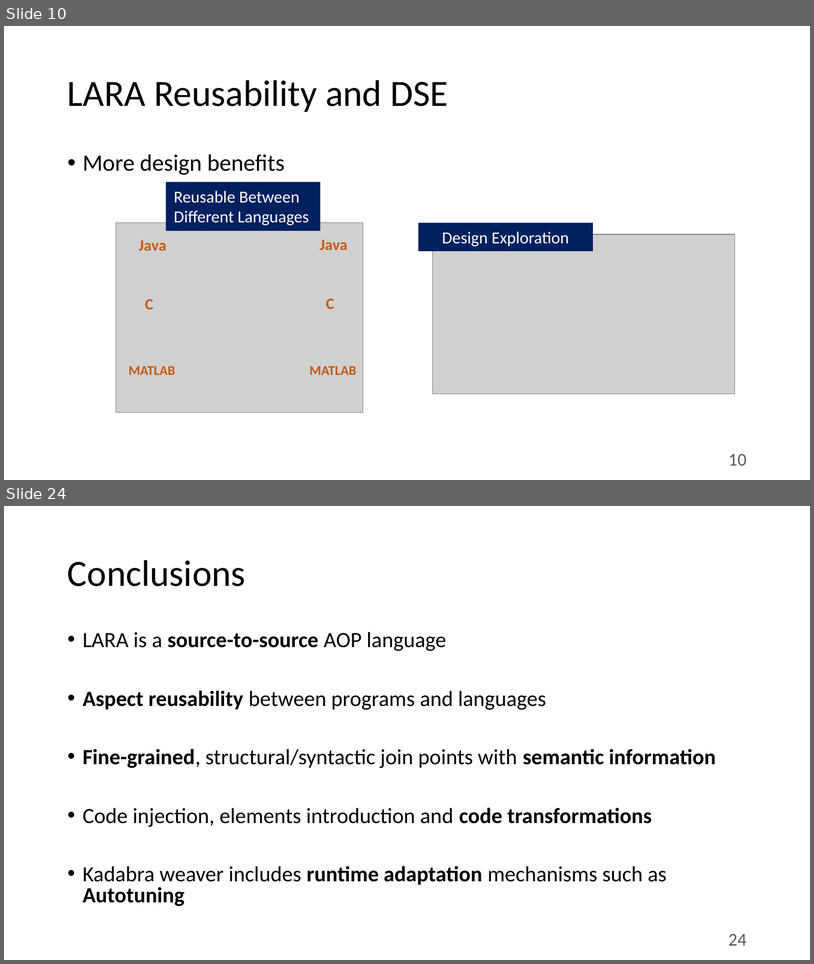
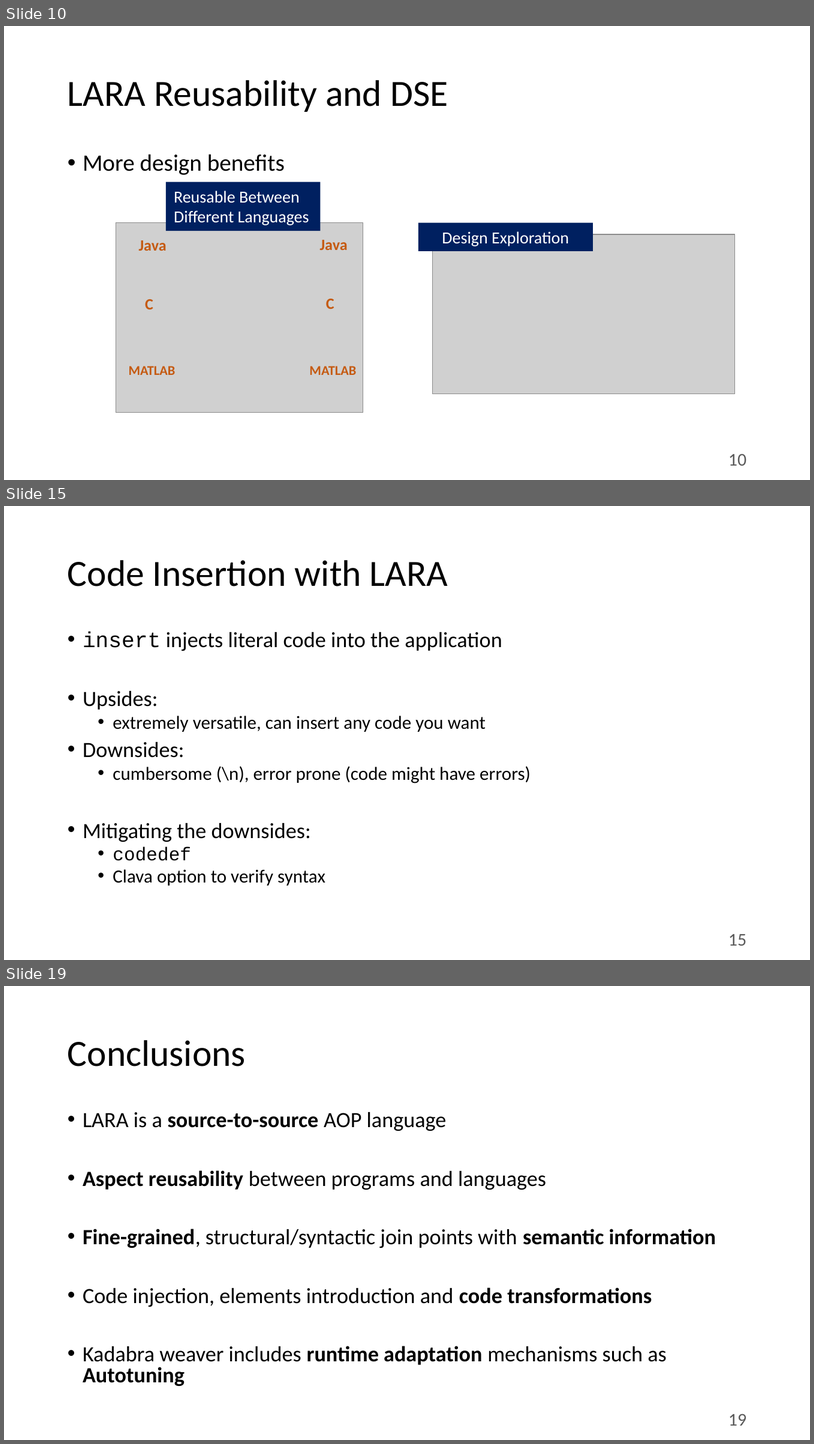
Before and after one commit to specs-feup/specs-lara, a slide deck: Tutorial-2018-INDIN/Clava-Tutorial.pptx. Shown one above the other, each under a label of ours: slides 10 and 24 before the commit, slides 10, 15 and 19 after it; the slides between them are not shown. The pictures are 814x964 and 814x1444 pixels, drawn with LibreOffice and Linux fonts; fonts in the diff are those of the drawing; grey boxes stand for pictures. Boxes give left, top, right and bottom in pixels: in the first picture for what was removed or moved away, otherwise in the second. Text is boxed around its words. In the diff, an @@ line names an element or a change of style, - is before the commit and + after.

```diff
--- a/Tutorial-2018-INDIN/Clava-Tutorial.pptx
+++ b/Tutorial-2018-INDIN/Clava-Tutorial.pptx
@@ slide 15 added at [4,506,810,960], background #FFFFFF @@
@@ title added at [68,560,448,586], 33 pt, text #000000 @@
+Code Insertion with LARA
@@ text added at [83,632,531,885], 16.6 pt, text #000000 @@
+• insert injects literal code into the application
+• Upsides:
+  • extremely versatile, can insert any code you want
+• Downsides:
+  • cumbersome (\n), error prone (code might have errors)
+• Mitigating the downsides:
+  • codedef
+  • Clava option to verify syntax
@@ page number added at [729,934,747,945], 16 pt, text #595959 @@
+15
@@ what was slide 24 is now slide 19 @@
@@ page number at [729,1413,747,1425]: text changed @@
-24
+19
```
Also in this commit, not shown: 4 slides changed, 5 other slides added, 11 slides removed.
